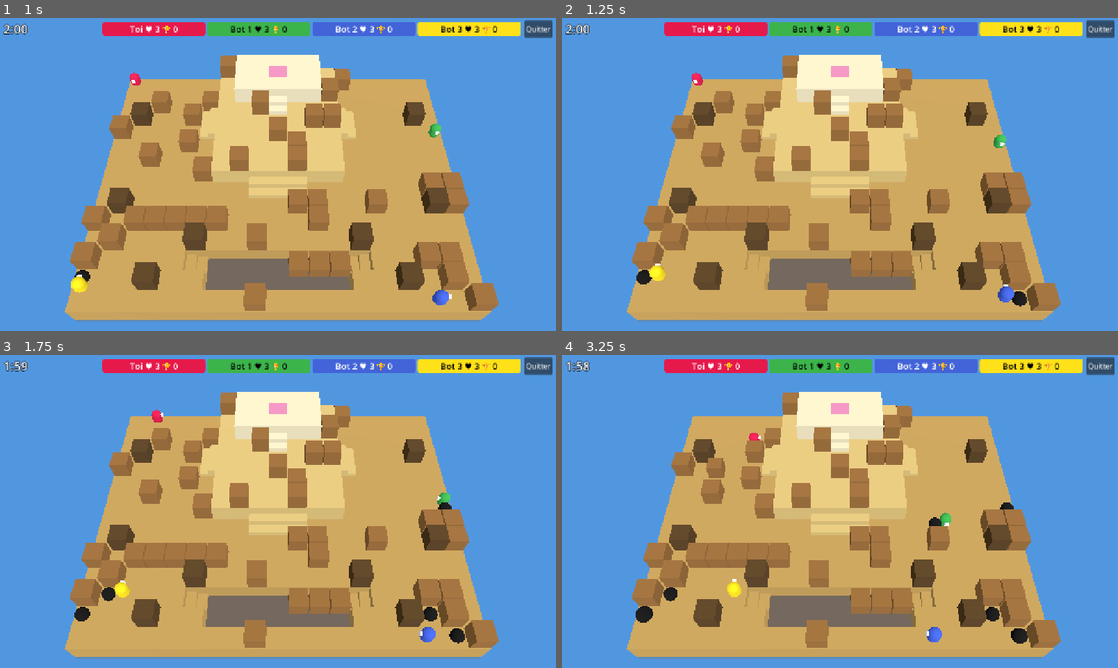
Above: before the commit, frames 1-4 (two rows, left to right).
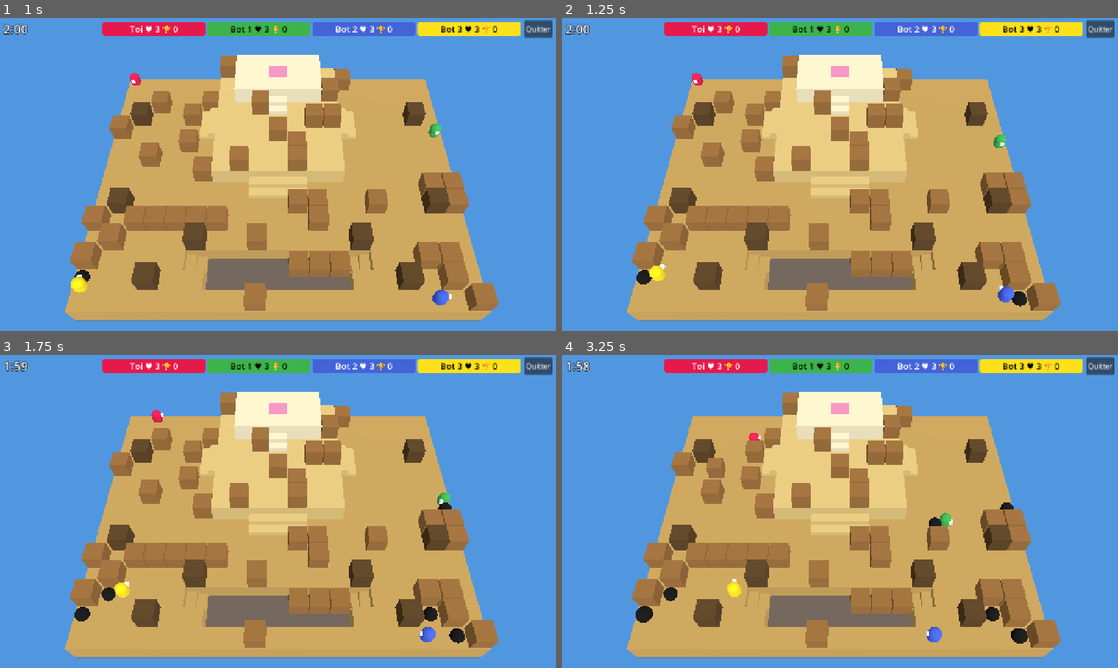
Above: after the commit, the same moments.

Repository: PaulDoazan/bomberman
Game: Godot game, scene res://src/ui/settings_screen.tscn
Two runs of this game, one before a commit and one after it. Both use one fixed random seed, a clock stepped at 60 frames per second and the inputs below.
Inputs (mouse positions are in pixels of both pictures, inside the frame that each line leads up to):
- Up to frame 1 (1 s): click "Jouer" at 0.5 s
- Up to frame 2 (1.25 s): no input
- Up to frame 3 (1.75 s): move the mouse to (400, 495) at 1.27 s; hold Right (move_right) from 1.28 s (still down); hold Right mouse button (action) from 1.28 s (still down); click (400, 495) at 1.55 s
- Up to frame 4 (3.25 s): move the mouse to (728, 527) at 2.02 s; release Right (move_right) at 2.03 s; release Right mouse button (action) at 2.03 s; hold Down (move_down) 2.03-2.78 s; click (728, 527) at 2.1 s; right-click (728, 527) at 2.3 s; move the mouse to (895, 442) at 2.77 s; hold Right (move_right) from 2.78 s (still down); hold Right mouse button (action) from 2.78 s (still down); click (895, 442) at 3.05 s

Frame 1 is identical in both runs. In frame 2, less than 0.1% of the frame differs, in the area x 16-81%, y 78-88%; in frame 3, less than 0.1%; in frame 4, less than 0.1%.

Commit message:
Face and throw in eight directions
Players now also keep an 8-direction aim, snapped to 45 degree sectors.
Throws follow it, with diagonal throws going about as far as straight
ones, and the body looks that way. Kicking and picking up stay on the 4
grid directions.

Co-Authored-By: Claude Opus 5.5 (1M context) <noreply@anthropic.com>
Claude-Session: https://claude.ai/code/session_01VPhps17NVn3uxQFaWV6rT5

Diff:
--- a/src/game/actors_view.gd
+++ b/src/game/actors_view.gd
@@ -216,8 +216,9 @@
 		n.stars.visible = stunned and not ghost
 		if stunned:
 			n.stars.rotation.y = _time * STAR_SPIN
-		n.nose.position.x = p.facing.x * 0.3
-		n.nose.position.z = p.facing.y * 0.3
+		var look := Vector2(p.aim).normalized() * 0.3
+		n.nose.position.x = look.x
+		n.nose.position.z = look.y
 		if p.invulnerable_timer > 0.0 and not ghost:
 			n.body.visible = int(_time * 10.0) % 2 == 0
 		else:
--- a/src/sim/carry.gd
+++ b/src/sim/carry.gd
@@ -89,7 +89,7 @@
 	p.held_id = b.id
 
 static func throw(world: World, p: PlayerState) -> void:
-	if p.facing == Vector2i.ZERO:
+	if p.aim == Vector2i.ZERO:
 		return
 	if (p.held == PlayerState.Held.BOMB and not world.bombs.has(p.held_id)) \
 			or (p.held == PlayerState.Held.PLAYER and not world.players.has(p.held_id)):
@@ -100,8 +100,10 @@
 	f.kind = p.held
 	f.ref_id = p.held_id
 	f.from = p.pos
-	f.dir = p.facing
-	var land := _find_landing(world, p.cell() + p.facing * SimConfig.THROW_DISTANCE, p.facing, p.held)
+	f.dir = p.aim
+	# Diagonal throws cover about the same distance as straight ones.
+	var dist := SimConfig.THROW_DISTANCE if p.aim.x == 0 or p.aim.y == 0 else roundi(SimConfig.THROW_DISTANCE / sqrt(2.0))
+	var land := _find_landing(world, p.cell() + p.aim * dist, p.aim, p.held)
 	if world.arena.in_bounds(land):
 		f.landing = land
 	f.to = Arena.center_of(land)
--- a/src/sim/movement.gd
+++ b/src/sim/movement.gd
@@ -57,6 +57,11 @@
 		return Vector2i(1 if d.x >= 0.0 else -1, 0)
 	return Vector2i(0, 1 if d.y >= 0.0 else -1)
 
+# The nearest of the 8 directions (45 degree sectors).
+static func _aim_dir(d: Vector2) -> Vector2i:
+	var a := roundi(d.angle() / (PI / 4.0)) * (PI / 4.0)
+	return Vector2i(roundi(cos(a)), roundi(sin(a)))
+
 static func _toward(from: float, to: float, max_step: float) -> float:
 	var diff := to - from
 	if absf(diff) <= max_step:
@@ -74,6 +79,7 @@
 		step = d * dist
 	var dom := _dominant_dir(d)
 	p.facing = dom
+	p.aim = _aim_dir(d)
 	var dom_axis := 0 if dom.x != 0 else 1
 	var perp_axis := 1 - dom_axis
 
@@ -114,6 +120,7 @@
 		return
 	var d := to_target / dist
 	p.facing = _dominant_dir(d)
+	p.aim = _aim_dir(d)
 	p.pos += d * minf(speed * dt, dist)
 	var h := 0.01
 	p.pos.x = clampf(p.pos.x, h, world.arena.width - h)
--- a/src/sim/player_state.gd
+++ b/src/sim/player_state.gd
@@ -7,6 +7,7 @@
 var id: int
 var pos: Vector2
 var facing := Vector2i(0, 1)
+var aim := Vector2i(0, 1) # like facing but in 8 directions: where throws go and the body looks
 var lives: int
 var life := Life.ALIVE
 var respawn_timer := 0.0
--- a/tests/test_carry.gd
+++ b/tests/test_carry.gd
@@ -8,6 +8,7 @@
 	for i in positions.size():
 		w.players[i].pos = positions[i]
 		w.players[i].facing = Vector2i(1, 0)
+		w.players[i].aim = Vector2i(1, 0)
 	return w
 
 func _act() -> Dictionary:
@@ -230,3 +231,13 @@
 	_flight(w)
 	assert_eq(a.tile_at(Vector2i(4, 2)), Arena.Tile.STAIRS, "l'escalier reste un escalier")
 	assert_eq(a.tile_at(Vector2i(5, 2)), Arena.Tile.BLOCK, "le bloc atterrit après")
+
+func test_throw_follows_diagonal_aim() -> void:
+	var a := Fixtures.flat(9, 9)
+	var w := _world(a, [Vector2(1.5, 1.5)])
+	w.players[0].aim = Vector2i(1, 1)
+	w.players[0].held = PlayerState.Held.BLOCK
+	w.step(_act())
+	_flight(w)
+	var d := roundi(SimConfig.THROW_DISTANCE / sqrt(2.0))
+	assert_eq(a.tile_at(Vector2i(1 + d, 1 + d)), Arena.Tile.BLOCK, "atterrit en diagonale")
--- a/tests/test_movement.gd
+++ b/tests/test_movement.gd
@@ -105,3 +105,12 @@
 	var w := _world(_stairs_arena(), [Vector2(2.5, 2.2)])
 	_go(w, 0, Vector2(3.5, 2.5), 1.5)
 	assert_eq(w.players[0].cell(), Vector2i(3, 2))
+
+func test_aim_follows_eight_directions() -> void:
+	var w := _world(Fixtures.flat(9, 9), [Vector2(4.5, 4.5)])
+	_go(w, 0, Vector2(8.5, 0.5), 0.1)
+	assert_eq(w.players[0].aim, Vector2i(1, -1), "diagonale")
+	assert_eq(w.players[0].facing, Vector2i(1, 0), "facing reste orthogonal")
+	w.players[0].pos = Vector2(4.5, 4.5)
+	_go(w, 0, Vector2(4.8, 8.5), 0.1)
+	assert_eq(w.players[0].aim, Vector2i(0, 1), "presque droit : orthogonal")
Not shown, changed: docs/superpowers/specs/2026-10-26-bomberman-poc-solo-design.md
